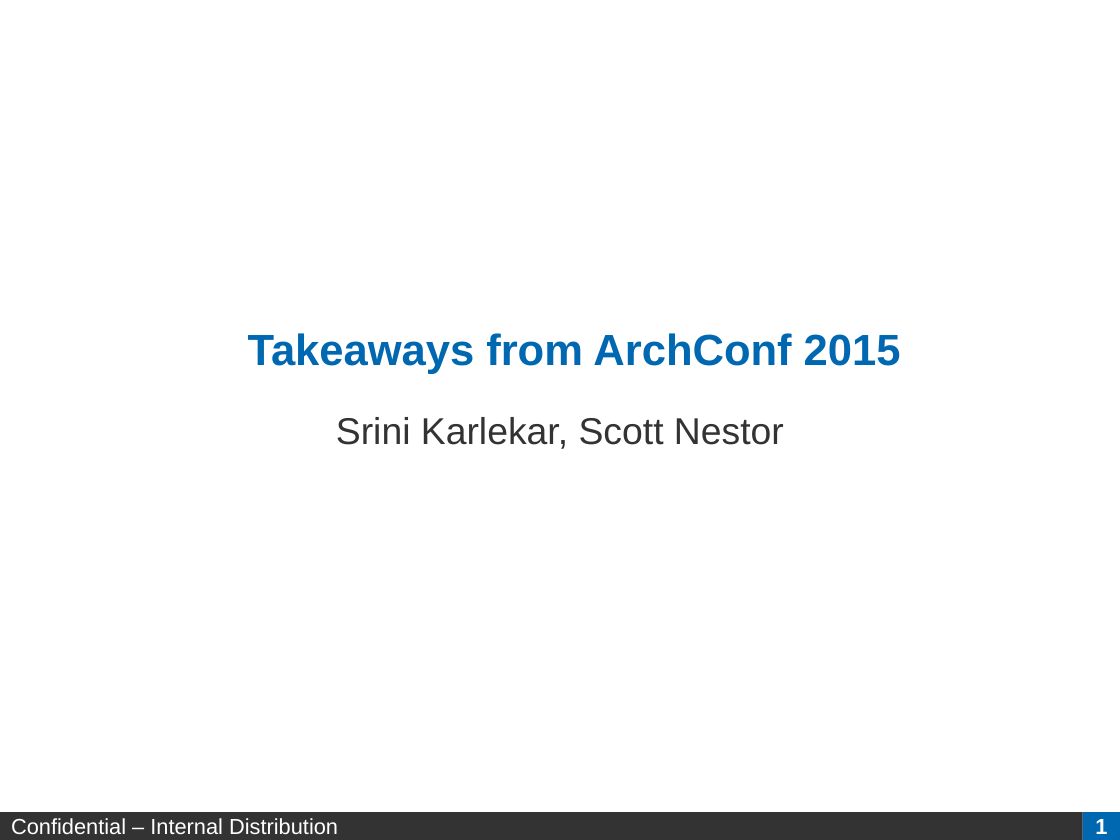
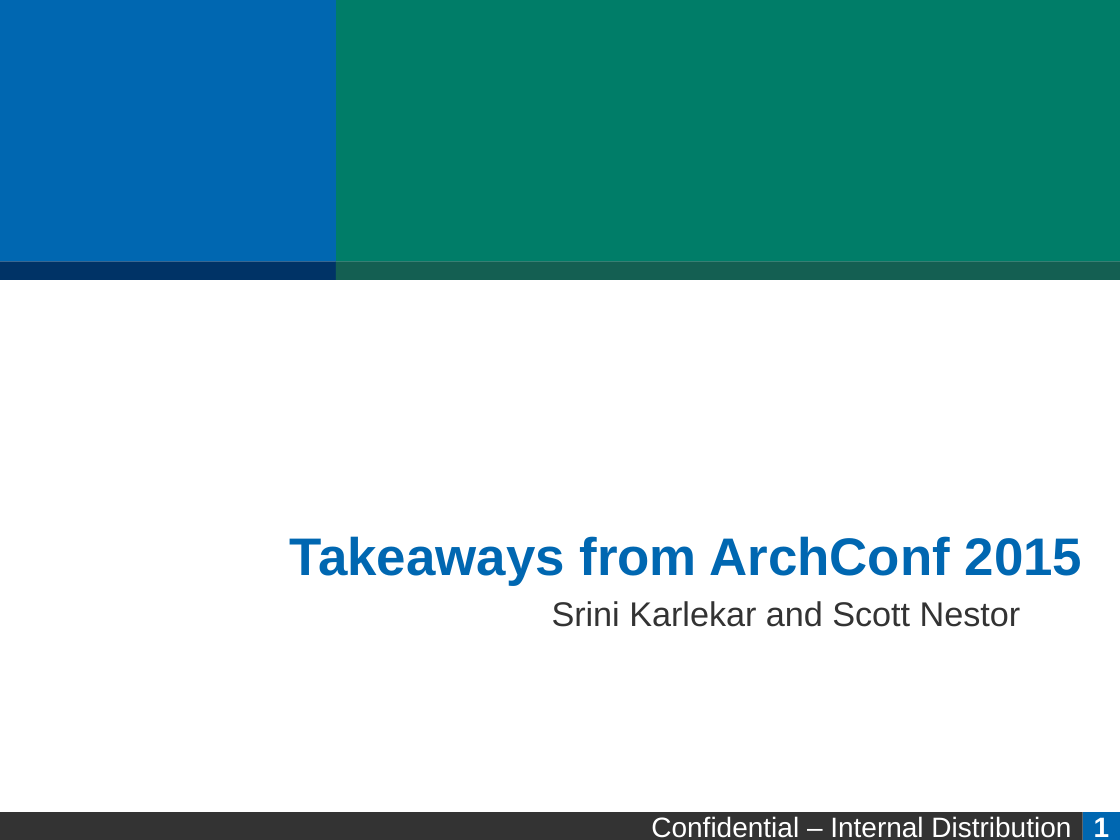
Before and after one commit to arpithparikh/ArchConf2015Collaboration, a slide deck: slide 1 of ArchConf2015-takeaways-v3.pptx. Drawn at 1120x840 pixels with LibreOffice and Linux fonts; fonts in the diff are those of the drawing; background and template pictures are left out. Boxes give left, top, right and bottom in pixels: in the first picture for what was removed or moved away, otherwise in the second. Text is boxed around its words. In the diff, an @@ line names an element or a change of style, - is before the commit and + after.

```diff
--- a/ArchConf2015-takeaways-v3.pptx
+++ b/ArchConf2015-takeaways-v3.pptx
@@ rectangle added at <box>0,0,336,261</box>, fill #0067B1 @@
@@ rectangle added at <box>336,0,1120,261</box>, fill #007D68 @@
@@ rectangle added at <box>0,261,336,280</box>, fill #003366 @@
@@ rectangle added at <box>336,261,1120,280</box>, fill #007D68 @@
@@ rectangle added at <box>336,261,1120,280</box>, fill #333333 at 40% opacity @@
@@ title "Takeaways from ArchConf 2015": place and size @@
-title "Takeaways from ArchConf 2015" at <box>248,333,901,374</box>
+title "Takeaways from ArchConf 2015" at <box>290,536,1082,586</box>
@@ title "Takeaways from ArchConf 2015" at <box>290,536,1082,586</box>: size 28 to 34 pt; alignment centre to right; vertical alignment middle to bottom @@
@@ subtitle at <box>552,601,1021,627</box>: text changed; size 24 to 22 pt @@
-Srini Karlekar, Scott Nestor
+Srini Karlekar and Scott Nestor
@@ rectangle "Confidential – Internal Distribution" at <box>0,812,1083,840</box>: size 14 to 18 pt; alignment left to right @@
@@ page number at <box>1083,812,1120,840</box>: size 14 to 18 pt @@
```
Also in this commit, not shown: 7 other slides changed, 1 slide added, 1 slide removed.
